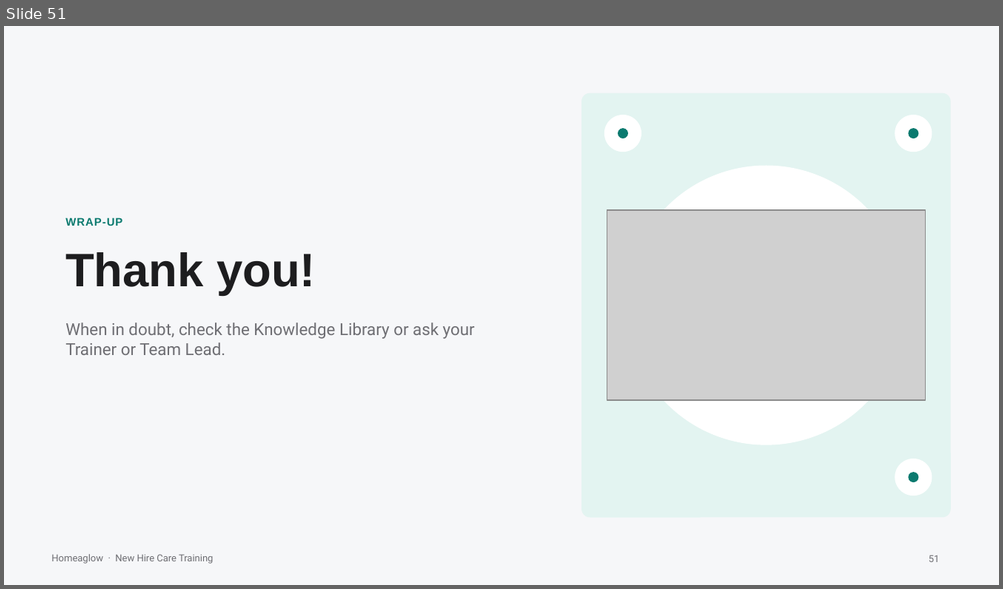
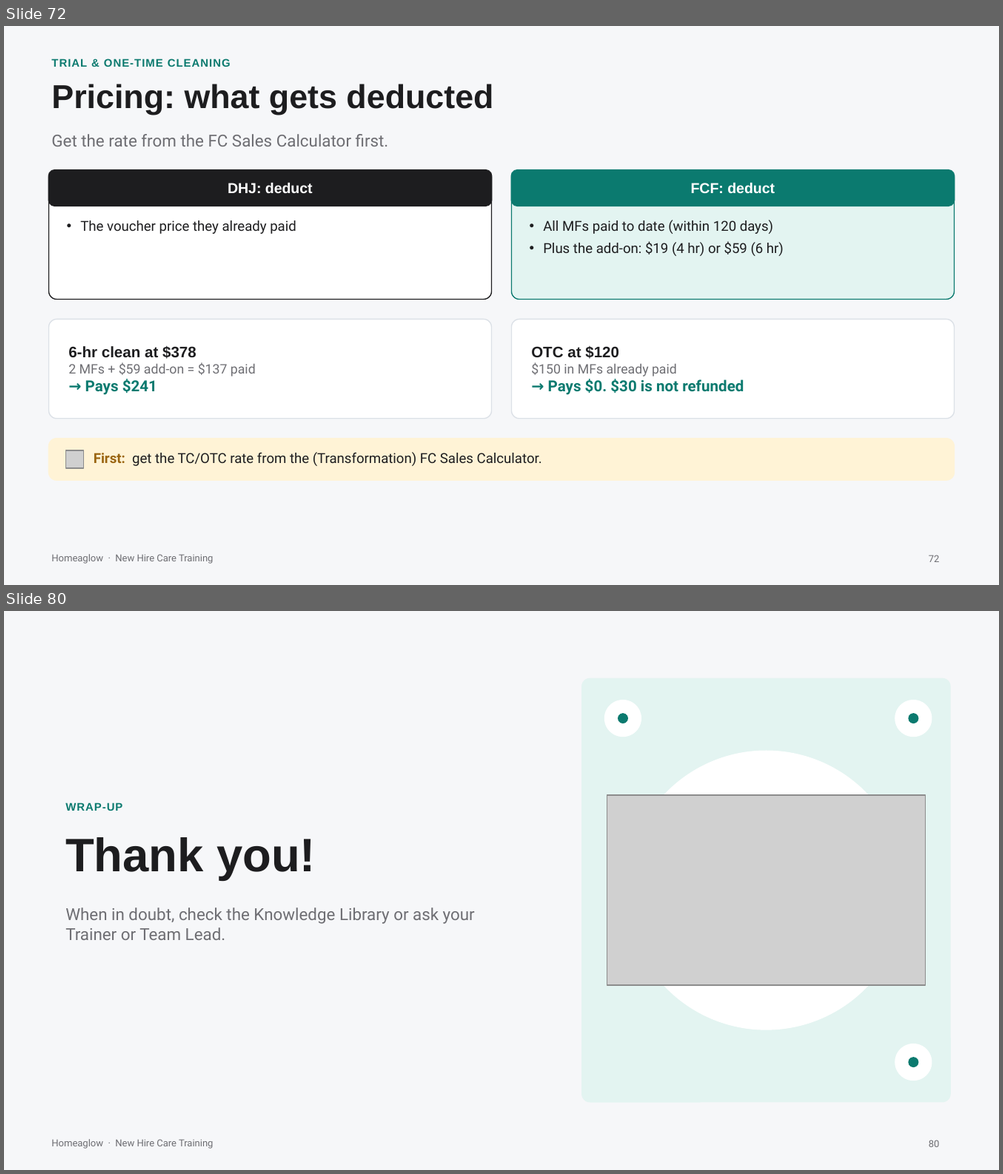
Before and after one commit to anjulimichelle/training, a slide deck: retention-membership-cancellation/retention-membership-cancellation.pptx. Shown one above the other, each under a label of ours: slide 51 before the commit, slides 72 and 80 after it; the slides between them are not shown. The pictures are 1003x589 and 1003x1174 pixels, drawn with LibreOffice and Linux fonts; fonts in the diff are those of the drawing; grey boxes stand for pictures. Boxes give left, top, right and bottom in pixels: in the first picture for what was removed or moved away, otherwise in the second. Text is boxed around its words. In the diff, an @@ line names an element or a change of style, - is before the commit and + after.

```diff
--- a/retention-membership-cancellation/retention-membership-cancellation.pptx
+++ b/retention-membership-cancellation/retention-membership-cancellation.pptx
@@ slide 72 added at box(4, 26, 999, 585), background #F6F7F9; not listed: 1 template element that a slide beside it also shows @@
@@ text added at box(51, 59, 230, 67), 8 pt, text #0B7A6F, bold @@
+TRIAL & ONE-TIME CLEANING
@@ text added at box(51, 84, 493, 115), 24 pt, text #1D1D1F, bold @@
+Pricing: what gets deducted
@@ text added at box(51, 134, 389, 147), 12 pt, text #6E6E73 @@
+Get the rate from the FC Sales Calculator first.
@@ rounded rectangle added at box(48, 170, 492, 300), fill #FFFFFF, outline #1D1D1F 0.75 pt @@
@@ rounded rectangle added at box(48, 170, 492, 206), fill #1D1D1F, outline #1D1D1F 1 pt, 10.5 pt, text #FFFFFF, bold @@
+DHJ: deduct
@@ rounded rectangle added at box(511, 170, 954, 300), fill #E3F4F1, outline #0B7A6F 0.75 pt @@
@@ rounded rectangle added at box(511, 170, 954, 206), fill #0B7A6F, outline #0B7A6F 1 pt, 10.5 pt, text #FFFFFF, bold @@
+FCF: deduct
@@ text added at box(80, 221, 296, 234), 10 pt, text #1D1D1F @@
+• The voucher price they already paid
@@ text added at box(543, 220, 783, 256), 10 pt, text #1D1D1F @@
+• All MFs paid to date (within 120 days)
+• Plus the add-on: $19 (4 hr) or $59 (6 hr)
@@ rounded rectangle added at box(48, 319, 492, 419), fill #FFFFFF, outline #DCE1E7 0.75 pt @@
@@ rounded rectangle added at box(511, 319, 954, 419), fill #FFFFFF, outline #DCE1E7 0.75 pt @@
@@ text added at box(68, 346, 256, 377), 11 pt, text #6E6E73, bold @@
+6-hr clean at $378
+2 MFs + $59 add-on = $137 paid
+→ Pays $241
@@ text added at box(531, 346, 743, 395), 11 pt, text #0B7A6F, bold @@
+OTC at $120
+$150 in MFs already paid
+→ Pays $0. $30 is not refunded
@@ rounded rectangle added at box(48, 439, 954, 480), fill #FFF3D6, outline #FFF3D6 0.75 pt @@
@@ picture added at box(65, 451, 84, 469) @@
@@ text added at box(94, 452, 542, 466), 10 pt, text #1D1D1F @@
+First: get the TC/OTC rate from the (Transformation) FC Sales Calculator.
@@ page number added at box(928, 555, 939, 562), 7 pt, text #6E6E73 @@
+72
@@ what was slide 51 is now slide 80 @@
@@ page number at box(928, 1140, 939, 1147): text changed @@
-51
+80
```
Also in this commit, not shown: 7 slides changed, 28 other slides added, 4 other files.
